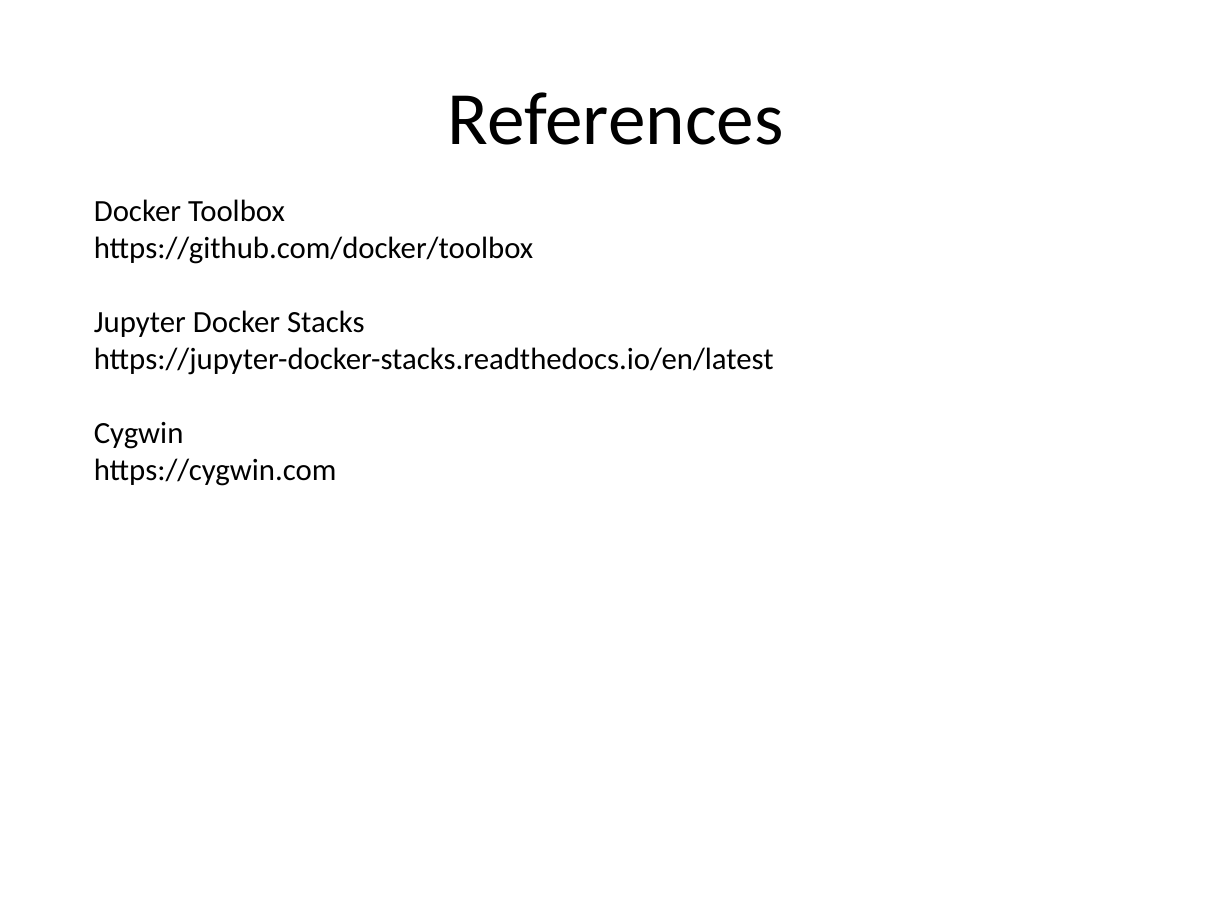
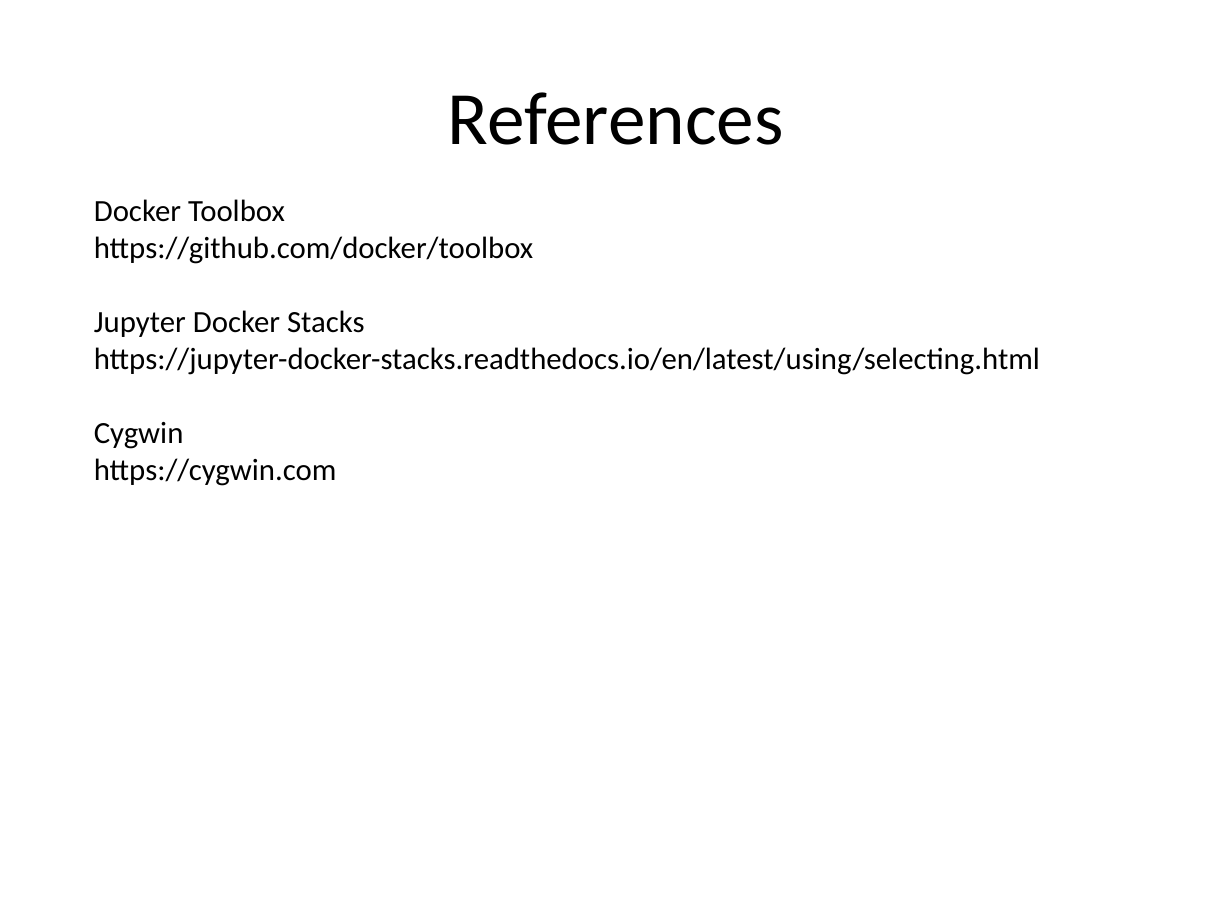
Before and after one commit to kskalvar/jupyter-notebook-with-docker-win7, a slide deck: slide 9 of slides/Jupyter Notebook with Docker on Win7.pptx. Drawn at 1232x924 pixels with LibreOffice and Linux fonts; fonts in the diff are those of the drawing; background and template pictures are left out. Boxes give left, top, right and bottom in pixels: in the first picture for what was removed or moved away, otherwise in the second. Text is boxed around its words. In the diff, an @@ line names an element or a change of style, - is before the commit and + after.

```diff
--- a/slides/Jupyter Notebook with Docker on Win7.pptx
+++ b/slides/Jupyter Notebook with Docker on Win7.pptx
@@ text at (94,347,1040,375): text changed @@
-https://jupyter-docker-stacks.readthedocs.io/en/latest
+https://jupyter-docker-stacks.readthedocs.io/en/latest/using/selecting.html
```
Also in this commit, not shown: 3 other slides changed.
